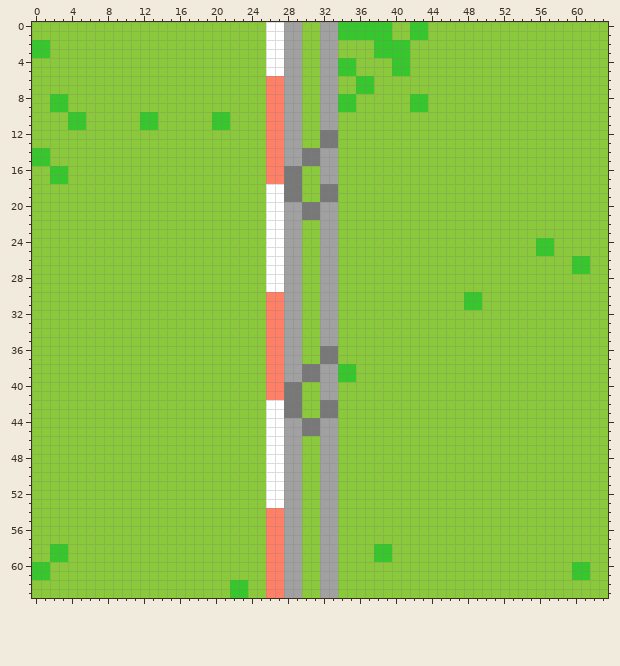
Two states of a pixel-art sprite, res/imgs/tiles/barrier_vr.png. Above is the file before it was changed.
The file is 128x128 pixels, drawn in blocks of 2x2; one block is one cell here.
Now the later version:
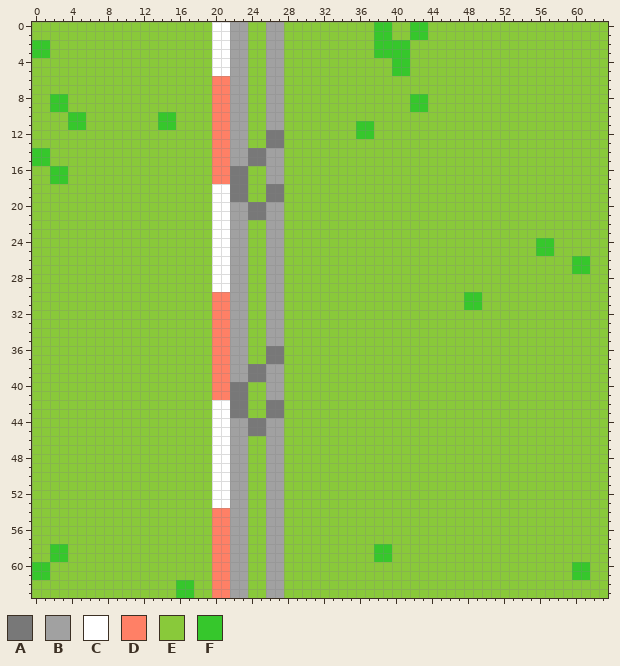
Palette (. is transparent): A #787878  B #a1a1a1  C #ffffff  D #ff8066  E #89c93a  F #36c72c
The author wrote: -major graphical improvements -addition of barrier objects -experimentation with sand
What changed:
y 0..1: x 20..23 EEEE -> CCBB; x 26..29 CCBB -> BBEE; x 32..37 BBFFFF -> EEEEEE
y 2..3: x 20..23 EEEE -> CCBB; x 26..29 CCBB -> BBEE; x 32..33 BB -> EE
y 4..5: x 20..23 EEEE -> CCBB; x 26..29 CCBB -> BBEE; x 32..35 BBFF -> EEEE
y 6..7: x 20..23 EEEE -> DDBB; x 26..29 DDBB -> BBEE; x 32..33 BB -> EE; x 36..37 FF -> EE
y 8..9: x 20..23 EEEE -> DDBB; x 26..29 DDBB -> BBEE; x 32..35 BBFF -> EEEE
y 10: x 12..15 FFEE -> EEFF; x 20..23 FFEE -> DDBB; x 26..29 DDBB -> BBEE; x 32..33 BB -> EE
y 11: x 12..15 FFEE -> EEFF; x 20..23 FFEE -> DDBB; x 26..29 DDBB -> BBEE; x 32..33 BB -> EE; x 36..37 EE -> FF
y 12: x 20..23 EEEE -> DDBB; x 26..29 DDBB -> AAEE; x 32..33 AA -> EE; x 36..37 EE -> FF
y 13: x 20..23 EEEE -> DDBB; x 26..29 DDBB -> AAEE; x 32..33 AA -> EE
y 14..15: x 20..33 EEEEEEDDBBAABB -> DDBBAABBEEEEEE
y 16..17: x 20..23 EEEE -> DDAA; x 26..29 DDAA -> BBEE; x 32..33 BB -> EE
y 18..19: x 20..23 EEEE -> CCAA; x 26..29 CCAA -> AAEE; x 32..33 AA -> EE
y 20..21: x 20..33 EEEEEECCBBAABB -> CCBBAABBEEEEEE
y 22..29: x 20..23 EEEE -> CCBB; x 26..29 CCBB -> BBEE; x 32..33 BB -> EE
y 30..35: x 20..23 EEEE -> DDBB; x 26..29 DDBB -> BBEE; x 32..33 BB -> EE
y 36..37: x 20..23 EEEE -> DDBB; x 26..29 DDBB -> AAEE; x 32..33 AA -> EE
y 38..39: x 20..35 EEEEEEDDBBAABBFF -> DDBBAABBEEEEEEEE
y 40..41: x 20..23 EEEE -> DDAA; x 26..29 DDAA -> BBEE; x 32..33 BB -> EE
y 42..43: x 20..23 EEEE -> CCAA; x 26..29 CCAA -> AAEE; x 32..33 AA -> EE
y 44..45: x 20..33 EEEEEECCBBAABB -> CCBBAABBEEEEEE
y 46..53: x 20..23 EEEE -> CCBB; x 26..29 CCBB -> BBEE; x 32..33 BB -> EE
y 54..61: x 20..23 EEEE -> DDBB; x 26..29 DDBB -> BBEE; x 32..33 BB -> EE
y 62..63: x 16..17 EE -> FF; x 20..23 EEFF -> DDBB; x 26..29 DDBB -> BBEE; x 32..33 BB -> EE
